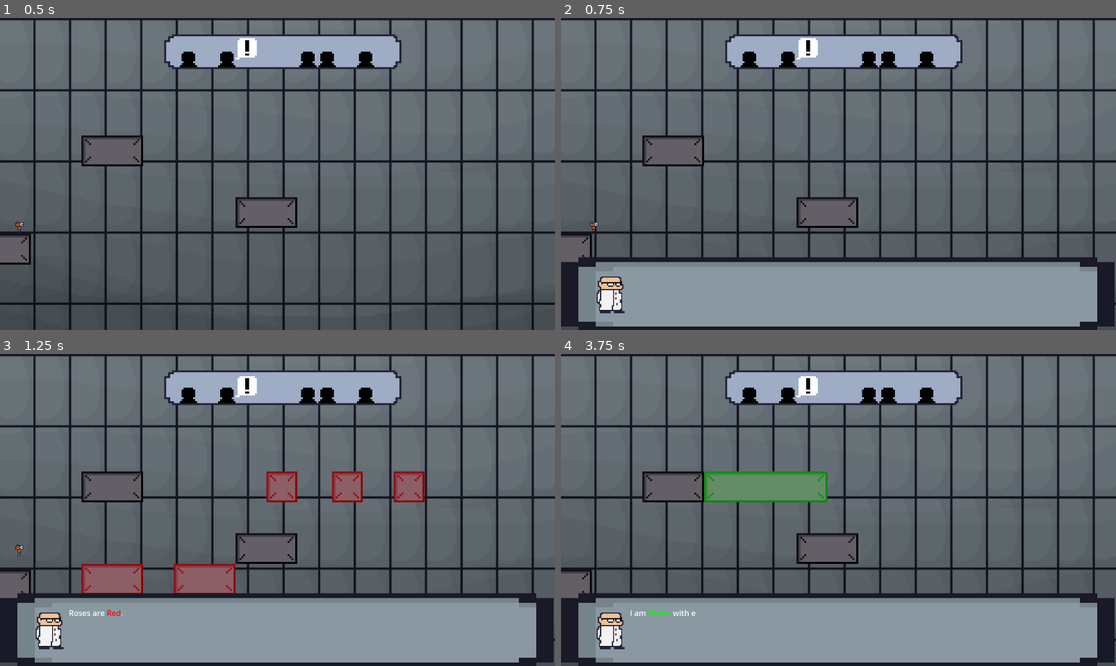
Above: before the commit, frames 1-4 (two rows, left to right).
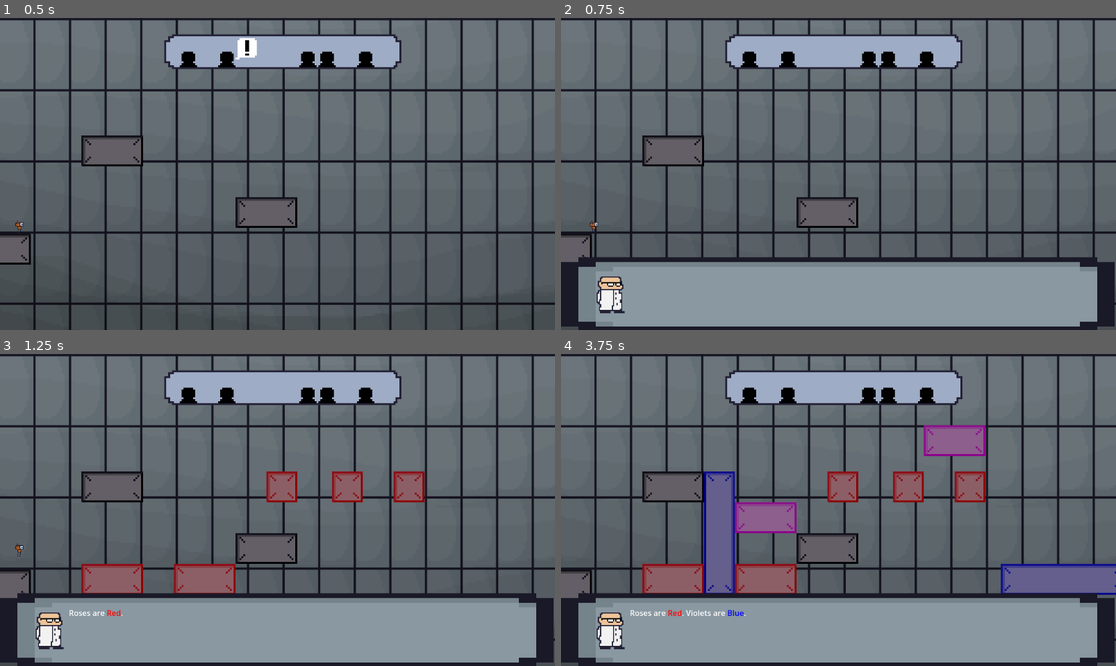
Above: after the commit, the same moments.

Repository: Gamnraa/gmtk2025
Game: Godot game, scene res://MainScene.tscn
Two runs of this game, one before a commit and one after it. Both use one fixed random seed, a clock stepped at 60 frames per second and the inputs below.
Inputs:
- Up to frame 1 (0.5 s): no input
- Up to frame 2 (0.75 s): tap Enter (enter) at 0.5, 0.6 s; hold D (right) from 0.53 s (still down)
- Up to frame 3 (1.25 s): keep holding D (right); tap Space (jump) at 0.77 s
- Up to frame 4 (3.75 s): tap Enter (enter) every 0.75 s from 1.35 to 3.6 s; tap Space (jump) at 1.52, 3.02 s; release D (right) at 2.03 s; hold A (left) 2.03-2.78 s; hold D (right) from 2.78 s (still down)

Frame 1 is identical in both runs. In frame 2, 0.2% of the frame differs, in the area x 42-47%, y 6-14%; in frame 3, 0.2%; in frame 4, 12%, in the area x 12-100%, y 7-84%.

Commit message:
Update Window sprite

Diff:
--- a/MainScene.tscn
+++ b/MainScene.tscn
@@ -98,7 +98,7 @@
 scale = Vector2(1.1543, 1.1543)
 texture = ExtResource("6_a814b")
 
-[node name="AnimatedSprite2D" type="AnimatedSprite2D" parent="."]
+[node name="Window" type="AnimatedSprite2D" parent="."]
 z_index = -1
 position = Vector2(509, -298)
 sprite_frames = SubResource("SpriteFrames_8xkvn")
--- a/Scripts/dialogue_box.gd
+++ b/Scripts/dialogue_box.gd
@@ -43,16 +43,16 @@
 	],
 	[
 		["SET", "Roses are Red."],
-		["DELAY", .76],
+		["DELAY", 1.51],
 		["ADD", " Violets are Blue."],
-		["DELAY", .74],
+		["DELAY", 1.49],
 		["SET", "I am Green with envy, watching you!"],
 		["PROMPT", true],
 		["SET", "Ah, apologies. My poetry must make you Red with rage!"],
-		["DELAY", .44],
+		["DELAY", 1.16],
 		["SET_IMMEDIATE", "My poetry must make you Red with rage!"],
 		["ADD", " Or maybe I've got you feeling a little Blue!"],
-		["DELAY", .22],
+		["DELAY", .97],
 	],
 		["SET", "Red "],
 		["DELAY", .25],
@@ -152,13 +152,13 @@
 func begin_dialog():
 	$AnimationPlayer.play("Appear")
 	dial_index = 0
-	#Global.TheScene.get_node("Window").play("talking")
+	Global.TheScene.get_node("Window").play("talking")
 
 func end_dialog():
 	$AnimationPlayer.play_backwards("Appear")
 	should_parse = false
 	Global.State = Global.NONE
-	#Global.TheScene.get_node("Window").play("idle")
+	Global.TheScene.get_node("Window").play("idle")
 
 func set_message(text):
 	current_message = text
@@ -180,7 +180,7 @@
 	parsed_message = text
 	current_message = text
 	$RichTextLabel.text = parsed_message.replace("Red", "[color=red]Red[/color]").replace("Green", "[color=green]Green[/color]").replace("Blue", "[color=blue]Blue[/color]")
-	pause(0)
+	pause(0.1)
 	validate_state()
 	#parsed_message = ""
 
Not shown: 1 places in MainScene.tscn that only renumber resources
